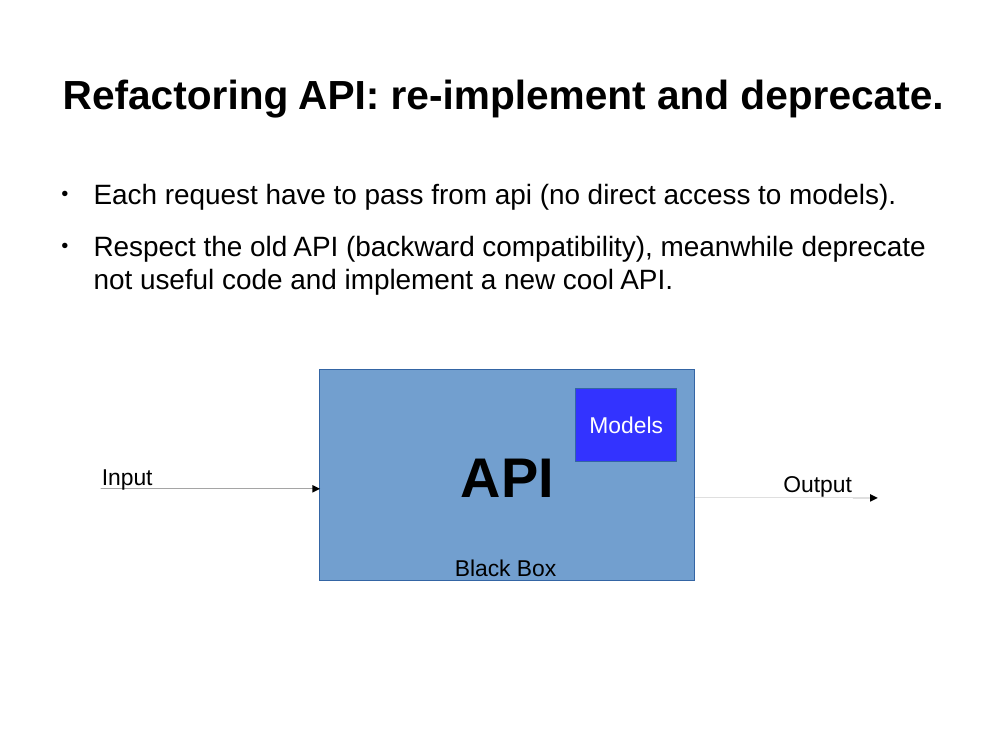
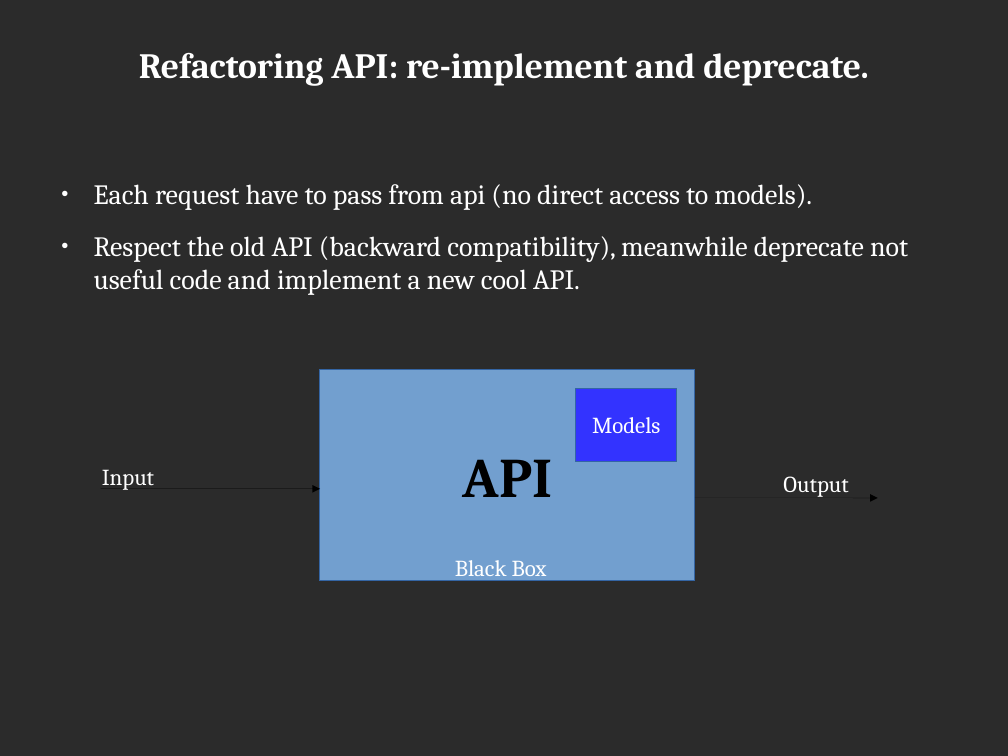
Before and after one commit to hachreak/invenio-devforum-knowledge-2.0, a slide deck: slide 9 of presentation.odp. Drawn at 1008x756 pixels with LibreOffice and Linux fonts; fonts in the diff are those of the drawing; background and template pictures are left out; a plain dark background stands for a picture behind light text. Boxes give left, top, right and bottom in pixels: in the first picture for what was removed or moved away, otherwise in the second. Text is boxed around its words. In the diff, an @@ line names an element or a change of style, - is before the commit and + after.

```diff
--- a/presentation.odp
+++ b/presentation.odp
@@ background #FFFFFF to picture (left out) @@
@@ title "Refactoring API: re-implement and deprecate.": place and size @@
-title "Refactoring API: re-implement and deprecate." at [63,79,943,117]
+title "Refactoring API: re-implement and deprecate." at [139,53,869,86]
@@ title "Refactoring API: re-implement and deprecate." at [139,53,869,86]: size 32 to 28 pt, font Arial to Cambria, text colour #000000 to #FFFFFF @@
@@ text "Each request have to pass ..." at [94,184,908,295]: font Arial to Cambria, text colour #000000 to #FFFFFF; bullet colour #000000 to #FFFFFF @@
@@ rectangle "API" at [320,370,695,580]: font Arial to Cambria @@
@@ rectangle "Models" at [576,388,677,461]: font Arial to Cambria @@
@@ font Arial to Cambria, text colour #000000 to #FFFFFF in 3 elements at [455,560,547,582], [783,476,848,497], [102,469,154,490] @@
```
Also in this commit, not shown: 16 other slides changed, 1 other file.
